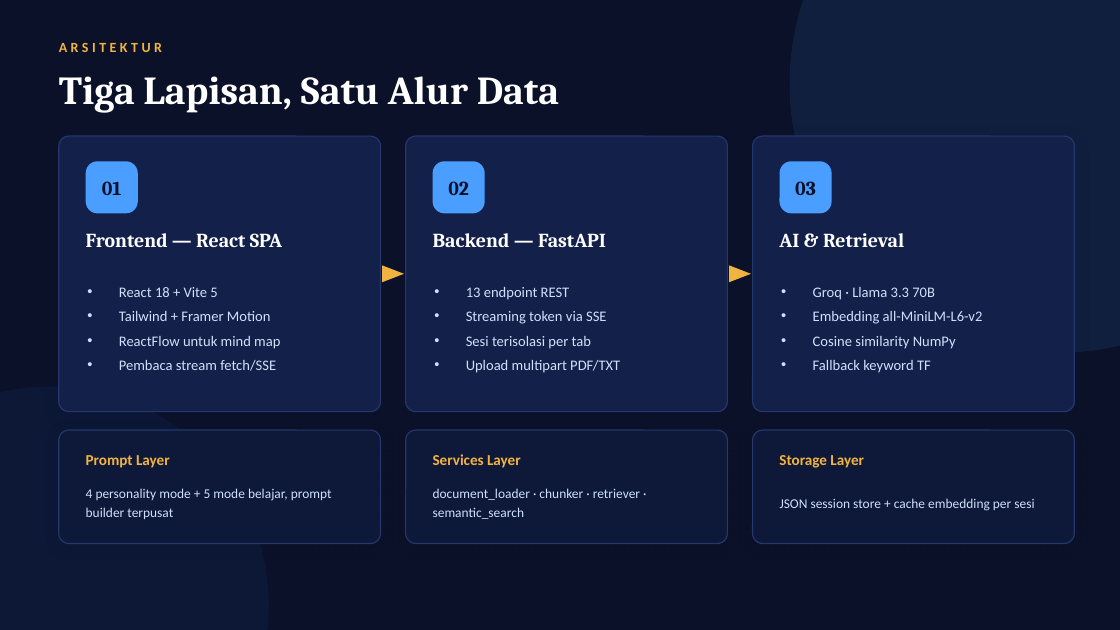
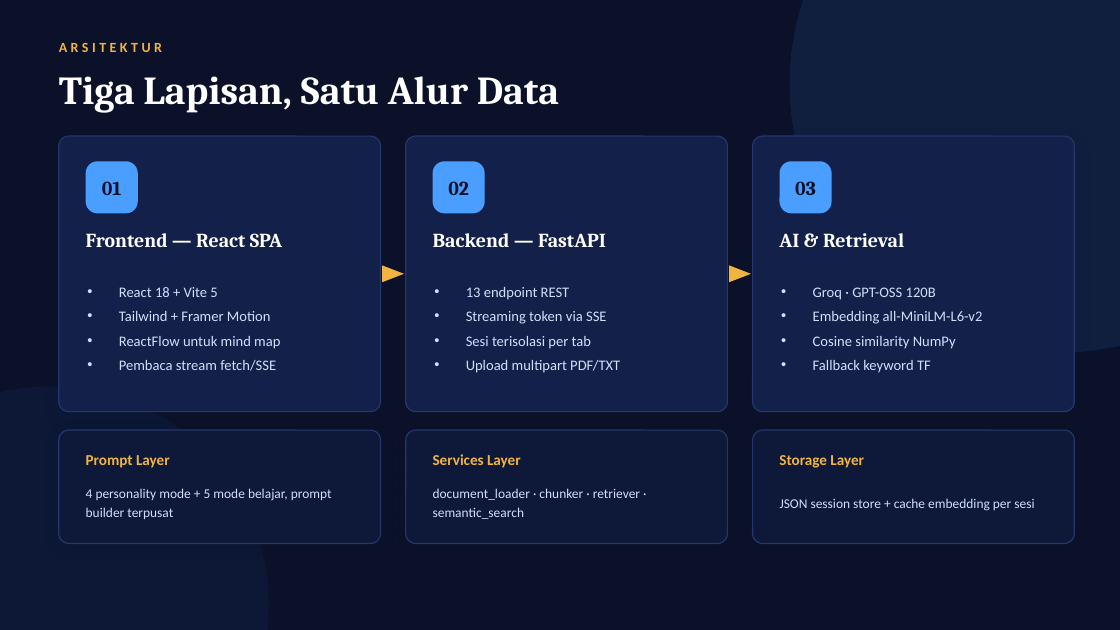
Before and after one commit to loxleyftsck/SCHOLARBOT-AI, a slide deck: slide 4 of ScholarBot_AI_Portfolio.pptx. Drawn at 1120x630 pixels with LibreOffice and Linux fonts; fonts in the diff are those of the drawing. Boxes give left, top, right and bottom in pixels: in the first picture for what was removed or moved away, otherwise in the second. Text is boxed around its words. In the diff, an @@ line names an element or a change of style, - is before the commit and + after.

Commit message:
fix(llm): switch default model to openai/gpt-oss-120b, configurable via MODEL_NAME
llama-3.3-70b-versatile is no longer in the Groq catalog for this account —
every chat call returned 404 model_not_found. Verified against the live
/v1/models endpoint: the largest available chat model is openai/gpt-oss-120b.

- DEFAULT_MODEL / MODEL_NAME now read from the environment with
  openai/gpt-oss-120b as fallback, in llm_client, session_helpers,
  settings and token_counter, so the next catalog change is an .env edit
  rather than a code change (README already documented MODEL_NAME; the
  code had simply hardcoded the value)
- api.py no longer hardcodes the model in the quiz and mind map calls,
  it imports the shared default
- token_counter learns the context windows of the gpt-oss and qwen models
- README updated; the Llama model card link is replaced by the Groq catalog

Smoke-tested live: upload + chat returns a grounded answer citing [1],
cited_ids recorded correctly. 111 tests still pass.

Deck refreshed alongside: model name, 111-test figures and per-module
distribution, and the citation system moved from "planned" to shipped.

```diff
--- a/ScholarBot_AI_Portfolio.pptx
+++ b/ScholarBot_AI_Portfolio.pptx
@@ text at box(813, 287, 936, 300): text changed @@
-• Groq · Llama 3.3 70B
+• Groq · GPT-OSS 120B
```
Also in this commit, not shown: 9 other slides changed, 6 other files.
